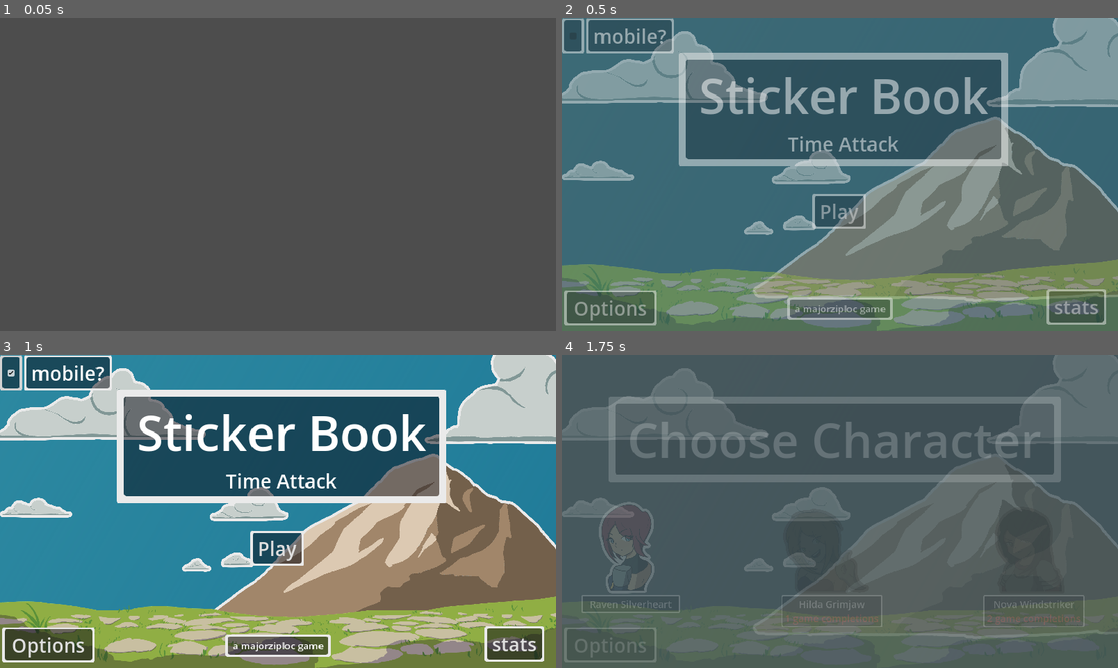
Above: before the commit, frames 1-4 (two rows, left to right).
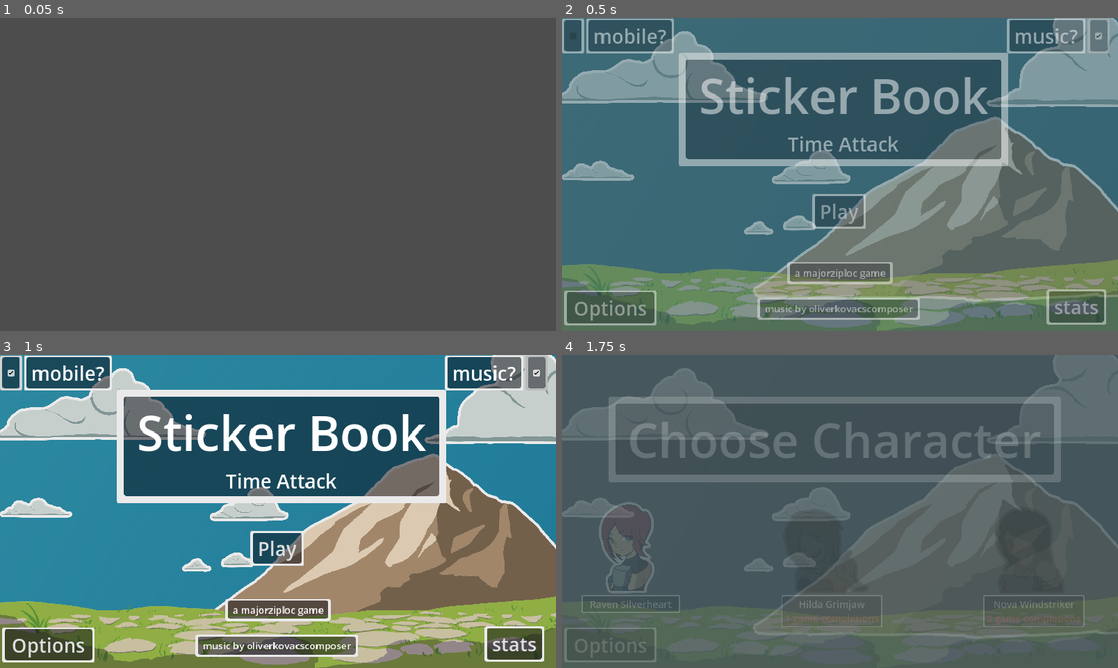
Above: after the commit, the same moments.

Repository: MajorZiploc/sticker_book_moments
Game: Godot game, scene res://scenes/title_scene.tscn
The game is run twice, just before and just after one commit, with the same random seed, the same clock (stepped at 60 frames per second) and the same inputs.
Inputs (mouse positions are in pixels of both pictures, inside the frame that each line leads up to):
- Up to frame 1 (0.05 s): no input
- Up to frame 2 (0.5 s): no input
- Up to frame 3 (1 s): click (11, 373) at 0.5 s
- Up to frame 4 (1.75 s): click "Play" at 1.25 s

Frame 1 is identical in both runs. In frame 2, 3.5% of the frame differs, in the area x 35-99%, y 0-97%; in frame 3, 4.2%; in frame 4, nothing differs.

Commit message:
Add bg music

Diff:
--- a/app_state.gd
+++ b/app_state.gd
@@ -5,6 +5,8 @@
 var current_data_file_name = data_file_name_1;
 
 var data = {};
+
+var dirty_data = {};
 
 func load_data(data_file):
   if FileAccess.file_exists(data_file["name"]):
@@ -35,3 +37,8 @@
   data[key] = data.get(key, {});
   data[key].merge(data_, true);
   return data;
+
+func insert_dirty_data(key, data_):
+  dirty_data[key] = dirty_data.get(key, {});
+  dirty_data[key].merge(data_, true);
+  return dirty_data;
--- a/scenes/battle_scene.gd
+++ b/scenes/battle_scene.gd
@@ -44,6 +44,7 @@
 @onready var qte_onscreen_btn_down: Control = $ui_root/ui/qte_onscreen_btns/down;
 @onready var qte_onscreen_btn_left: Control = $ui_root/ui/qte_onscreen_btns/left;
 @onready var qte_onscreen_btn_right: Control = $ui_root/ui/qte_onscreen_btns/right;
+@onready var music: AudioStreamPlayer2D = $music;
 
 @export var is_player_turn = true;
 @export var std_cam_zoom: Vector2 = Vector2(0.5, 0.5);
@@ -124,6 +125,8 @@
 var valid_qte_keys = qte_item_metadata.keys();
 
 func _ready():
+  AppState.insert_dirty_data("music", { "bg": { "audio_stream_player_2d": music } });
+  OptionsHelper.sync_music();
   qte_mode = AppState.data.get(Constants.options, {}).get("qte_mode", qte_mode);
   var player_choices_popup = player_choices_action_btn.get_popup();
   player_choices_popup.connect("id_pressed", on_player_choices_menu_item_pressed);
--- a/scenes/battle_scene.tscn
+++ b/scenes/battle_scene.tscn
@@ -8,6 +8,7 @@
 [ext_resource type="Texture2D" uid="uid://w21ax7g26u6m" path="res://art/my/ui/qte_btn/up/normal.png" id="7_qko18"]
 [ext_resource type="Texture2D" uid="uid://cxdgxxj67q44r" path="res://art/my/ui/qte_btn/left/normal.png" id="8_ec1dm"]
 [ext_resource type="Texture2D" uid="uid://e8v7ym1vpess" path="res://art/my/ui/qte_btn/right/normal.png" id="8_gpuf6"]
+[ext_resource type="AudioStream" uid="uid://dsxtfk45jkm87" path="res://art/assets/music/the_enchanged_land_fantasy_music_pack/Fight_I_No_Drums_Loop.wav" id="10_ikgwb"]
 [ext_resource type="PackedScene" uid="uid://fwq33p5strsa" path="res://combat_unit_info.tscn" id="13_jnomy"]
 
 [sub_resource type="Curve2D" id="Curve2D_1ljv2"]
@@ -250,6 +251,10 @@
 position = Vector2(465, -282)
 zoom = Vector2(0.5, 0.5)
 
+[node name="music" type="AudioStreamPlayer2D" parent="."]
+stream = ExtResource("10_ikgwb")
+volume_db = -10.0
+
 [connection signal="button_up" from="ui_root/ui/player_choices/close_inventory_btn" to="." method="_on_close_inventory_btn_button_up"]
 [connection signal="button_up" from="ui_root/ui/options_btn" to="." method="_on_options_btn_button_up"]
 [connection signal="button_up" from="ui_root/ui/qte_onscreen_btns/down" to="." method="_on_qte_dir_down_button_up"]
--- a/scenes/pause_menu_component.gd
+++ b/scenes/pause_menu_component.gd
@@ -4,6 +4,7 @@
 @onready var qte_type_option_btn: OptionButton = $tabs/settings/vbox/qte_type/selector;
 @onready var screen_mode_option_btn: OptionButton = $tabs/settings/vbox/fullscreen_toggle/box/selector;
 @onready var mobile_checkbox: CheckBox = $tabs/settings/vbox/mobile/checkbox;
+@onready var music_checkbox: CheckBox = $tabs/settings/vbox/music/checkbox;
 
 func _ready():
   var qte_type_option_popup = qte_type_option_btn.get_popup();
@@ -13,7 +14,11 @@
   screen_mode_option_popup.connect("id_pressed", on_screen_mode_option_popup_pressed);
   screen_mode_option_btn.selected = AppState.data.get(Constants.options, {}).get("window_mode", -1);
   var is_mobile = AppState.data.get(Constants.options, {}).get("is_mobile", false);
+  var music_on = AppState.data.get(Constants.options, {}).get("music", {}).get("bg", {}).get("on", true)
   mobile_checkbox.button_pressed = is_mobile;
+  music_checkbox.button_pressed = music_on;
+  mobile_checkbox.connect("toggled", _on_mobile_checkbox_toggled);
+  music_checkbox.connect("toggled", _on_music_checkbox_toggled);
 
 func _on_back_button_up():
   queue_free();
@@ -34,3 +39,8 @@
 func _on_mobile_checkbox_toggled(toggled_on: bool):
   OptionsHelper.set_is_mobile(toggled_on);
   AppState.save_session();
+
+func _on_music_checkbox_toggled(toggled_on: bool):
+  OptionsHelper.set_music_on(toggled_on);
+  OptionsHelper.sync_music();
+  AppState.save_session();
--- a/scenes/pause_menu_component.tscn
+++ b/scenes/pause_menu_component.tscn
@@ -150,6 +150,21 @@
 popup/item_2/text = "Touch and Button"
 popup/item_2/id = 2
 
+[node name="music" type="HBoxContainer" parent="tabs/settings/vbox"]
+layout_mode = 2
+
+[node name="label" type="Label" parent="tabs/settings/vbox/music"]
+layout_mode = 2
+theme_type_variation = &"HeaderMedium"
+text = "music?"
+
+[node name="spacer" type="Control" parent="tabs/settings/vbox/music"]
+layout_mode = 2
+size_flags_horizontal = 3
+
+[node name="checkbox" type="CheckBox" parent="tabs/settings/vbox/music"]
+layout_mode = 2
+
 [node name="mobile" type="HBoxContainer" parent="tabs/settings/vbox"]
 layout_mode = 2
 
@@ -167,4 +182,3 @@
 
 [connection signal="button_up" from="tabs/general/vbox/back" to="." method="_on_back_button_up"]
 [connection signal="button_up" from="tabs/general/vbox/quit" to="." method="_on_quit_button_up"]
-[connection signal="toggled" from="tabs/settings/vbox/mobile/checkbox" to="." method="_on_mobile_checkbox_toggled"]
--- a/scenes/thanks_for_playing.gd
+++ b/scenes/thanks_for_playing.gd
@@ -3,6 +3,7 @@
 
 @onready var ui = $ui_root/ui;
 @onready var combat_units_box = $ui_root/ui/combat_units_box;
+@onready var music: AudioStreamPlayer2D = $music;
 
 var pause_menu: Node;
 var stats_page: Node;
@@ -11,6 +12,8 @@
 var combat_units: Array[Node];
 
 func _ready():
+  AppState.insert_dirty_data("music", { "bg": { "audio_stream_player_2d": music } });
+  OptionsHelper.sync_music();
   stats_page = SceneHelper.make_stats_page();
   var scene_tween_time = Constants.std_tween_time;
   SceneHelper.fade_in([self, ui], scene_tween_time);
--- a/scenes/thanks_for_playing.tscn
+++ b/scenes/thanks_for_playing.tscn
@@ -1,7 +1,8 @@
-[gd_scene load_steps=3 format=3 uid="uid://du5vd741ul6fk"]
+[gd_scene load_steps=4 format=3 uid="uid://du5vd741ul6fk"]
 
 [ext_resource type="Script" path="res://scenes/thanks_for_playing.gd" id="1_3p82m"]
 [ext_resource type="PackedScene" uid="uid://b5hiemgtytg3" path="res://scenes/bg_root.tscn" id="1_hrisg"]
+[ext_resource type="AudioStream" uid="uid://dei3s1c58nf03" path="res://art/assets/music/the_enchanged_land_fantasy_music_pack/Calm_Music_IV_Loop.wav" id="3_2atei"]
 
 [node name="thanks_for_playing" type="Node2D"]
 script = ExtResource("1_3p82m")
@@ -110,6 +111,10 @@
 position = Vector2(830, 361)
 zoom = Vector2(0.5, 0.5)
 
+[node name="music" type="AudioStreamPlayer2D" parent="."]
+stream = ExtResource("3_2atei")
+volume_db = -10.0
+
 [connection signal="button_up" from="ui_root/ui/back_to_title_screen/btn" to="." method="_on_back_to_title_screen_btn_button_up"]
 [connection signal="button_up" from="ui_root/ui/options_btn" to="." method="_on_options_btn_button_up"]
 [connection signal="button_up" from="ui_root/ui/stats_btn" to="." method="_on_stats_btn_button_up"]
--- a/scenes/title_scene.gd
+++ b/scenes/title_scene.gd
@@ -3,6 +3,8 @@
 
 @onready var ui = $ui_root/ui;
 @onready var mobile_checkbox: CheckBox = $ui_root/ui/mobile/checkbox;
+@onready var music_checkbox: CheckBox = $ui_root/ui/music_on/checkbox;
+@onready var music: AudioStreamPlayer2D = $music;
 
 var pause_menu: Node;
 var stats_page: Node;
@@ -14,11 +16,16 @@
   var scene_tween_time = Constants.std_tween_time;
   SceneHelper.fade_in([self, ui], scene_tween_time);
   stats_page = SceneHelper.make_stats_page();
+  AppState.insert_dirty_data("music", { "bg": { "audio_stream_player_2d": music } });
   AppState.load_data(AppState.current_data_file_name);
+  print(AppState.data);
   var is_mobile = AppState.data.get(Constants.options, {}).get("is_mobile", OSHelper.is_mobile());
+  var music_on = AppState.data.get(Constants.options, {}).get("music", {}).get("bg", {}).get("on", true)
   OptionsHelper.set_is_mobile(is_mobile);
   OptionsHelper.set_options();
+  OptionsHelper.sync_music();
   mobile_checkbox.button_pressed = is_mobile;
+  music_checkbox.button_pressed = music_on;
   ui.add_child(stats_page);
   AppState.save_session();
   await get_tree().create_timer(scene_tween_time).timeout;
@@ -38,3 +45,8 @@
   OptionsHelper.set_is_mobile(toggled_on);
   OptionsHelper.set_qte_mode(BattleSceneHelper.QTEMode.TOUCH if toggled_on else BattleSceneHelper.QTEMode.BUTTON);
   AppState.save_session();
+
+func _on_music_checkbox_toggled(toggled_on: bool):
+  OptionsHelper.set_music_on(toggled_on);
+  OptionsHelper.sync_music();
+  AppState.save_session();
--- a/scenes/title_scene.tscn
+++ b/scenes/title_scene.tscn
@@ -1,7 +1,8 @@
-[gd_scene load_steps=3 format=3 uid="uid://c76wd8iwrix3h"]
+[gd_scene load_steps=4 format=3 uid="uid://c76wd8iwrix3h"]
 
 [ext_resource type="Script" path="res://scenes/title_scene.gd" id="1_fopmr"]
 [ext_resource type="PackedScene" uid="uid://b5hiemgtytg3" path="res://scenes/bg_root.tscn" id="2_aj1vx"]
+[ext_resource type="AudioStream" uid="uid://bupa8c651w15b" path="res://art/assets/music/the_enchanged_land_fantasy_music_pack/Calm_Music_I_Loop.wav" id="3_kywit"]
 
 [node name="title_scene" type="Node2D"]
 script = ExtResource("1_fopmr")
@@ -108,15 +109,27 @@
 offset_right = 507.0
 offset_bottom = 618.0
 
-[node name="panel" type="PanelContainer" parent="ui_root/ui/author"]
+[node name="gamedev" type="PanelContainer" parent="ui_root/ui/author"]
 layout_mode = 0
-offset_right = 40.0
-offset_bottom = 40.0
+offset_top = -74.0
+offset_right = 218.0
+offset_bottom = -26.0
 theme_type_variation = &"PanelSmallSticker"
 
-[node name="label" type="Label" parent="ui_root/ui/author/panel"]
+[node name="label" type="Label" parent="ui_root/ui/author/gamedev"]
 layout_mode = 2
 text = "a majorziploc game"
+
+[node name="music_composer" type="PanelContainer" parent="ui_root/ui/author"]
+layout_mode = 0
+offset_left = -62.0
+offset_right = 275.0
+offset_bottom = 48.0
+theme_type_variation = &"PanelSmallSticker"
+
+[node name="label" type="Label" parent="ui_root/ui/author/music_composer"]
+layout_mode = 2
+text = "music by oliverkovacscomposer"
 
 [node name="mobile" type="BoxContainer" parent="ui_root/ui"]
 layout_mode = 0
@@ -135,11 +148,34 @@
 theme_type_variation = &"HeaderMedium"
 text = "mobile?"
 
+[node name="music_on" type="BoxContainer" parent="ui_root/ui"]
+layout_mode = 0
+offset_left = 922.0
+offset_right = 1152.0
+offset_bottom = 75.0
+
+[node name="panel" type="PanelContainer" parent="ui_root/ui/music_on"]
+layout_mode = 2
+theme_type_variation = &"PanelSmallSticker"
+
+[node name="label" type="Label" parent="ui_root/ui/music_on/panel"]
+layout_mode = 2
+theme_type_variation = &"HeaderMedium"
+text = "music?"
+
+[node name="checkbox" type="CheckBox" parent="ui_root/ui/music_on"]
+layout_mode = 2
+
 [node name="cam" type="Camera2D" parent="."]
 position = Vector2(830, 361)
 zoom = Vector2(0.5, 0.5)
+
+[node name="music" type="AudioStreamPlayer2D" parent="."]
+stream = ExtResource("3_kywit")
+volume_db = -10.0
 
 [connection signal="button_up" from="ui_root/ui/play/btn" to="." method="_on_play_btn_button_up"]
 [connection signal="button_up" from="ui_root/ui/options_btn" to="." method="_on_options_btn_button_up"]
 [connection signal="button_up" from="ui_root/ui/stats_btn" to="." method="_on_stats_btn_button_up"]
 [connection signal="toggled" from="ui_root/ui/mobile/checkbox" to="." method="_on_mobile_checkbox_toggled"]
+[connection signal="toggled" from="ui_root/ui/music_on/checkbox" to="." method="_on_music_checkbox_toggled"]
--- a/utils/options_helper.gd
+++ b/utils/options_helper.gd
@@ -4,6 +4,7 @@
   set_window_mode(AppState.data.get(Constants.options, {}).get("window_mode", DisplayServer.window_get_mode()));
   var is_mobile = AppState.data.get(Constants.options, {}).get("is_mobile", false);
   set_qte_mode(AppState.data.get(Constants.options, {}).get("qte_mode", BattleSceneHelper.QTEMode.TOUCH if is_mobile else BattleSceneHelper.QTEMode.BUTTON));
+  set_music_on(AppState.data.get(Constants.options, {}).get("music", {}).get("bg", {}).get("on", true));
 
 func set_window_mode(window_mode):
   DisplayServer.window_set_mode(window_mode);
@@ -14,3 +15,14 @@
 
 func set_is_mobile(is_mobile):
   AppState.insert_data(Constants.options, { "is_mobile": is_mobile });
+
+func set_music_on(music_on):
+  AppState.insert_data(Constants.options, { "music": { "bg": { "on": music_on } } });
+
+func sync_music():
+  var music: AudioStreamPlayer2D = AppState.dirty_data.get("music", {}).get("bg", {}).get("audio_stream_player_2d", null);
+  if not music: return;
+  if AppState.data.get(Constants.options, {}).get("music", {}).get("bg", {}).get("on", true):
+    music.play();
+  else:
+    music.stop();
Not shown, added: art/assets/music/the_enchanged_land_fantasy_music_pack/Calm_Music_IV_Loop.wav.import
Not shown, added: art/assets/music/the_enchanged_land_fantasy_music_pack/Calm_Music_I_Loop.wav.import
Not shown, added: art/assets/music/the_enchanged_land_fantasy_music_pack/Fight_I_No_Drums_Loop.wav.import
Not shown: 1 places in scenes/battle_scene.tscn that only renumber resources
Not shown, changed: README.md
Not shown, added: art/assets/music/the_enchanged_land_fantasy_music_pack/Calm_Music_IV_Loop.wav
Not shown, added: art/assets/music/the_enchanged_land_fantasy_music_pack/Calm_Music_I_Loop.wav
Not shown, added: art/assets/music/the_enchanged_land_fantasy_music_pack/Fight_I_No_Drums_Loop.wav
Not shown, added: design/creds.md
